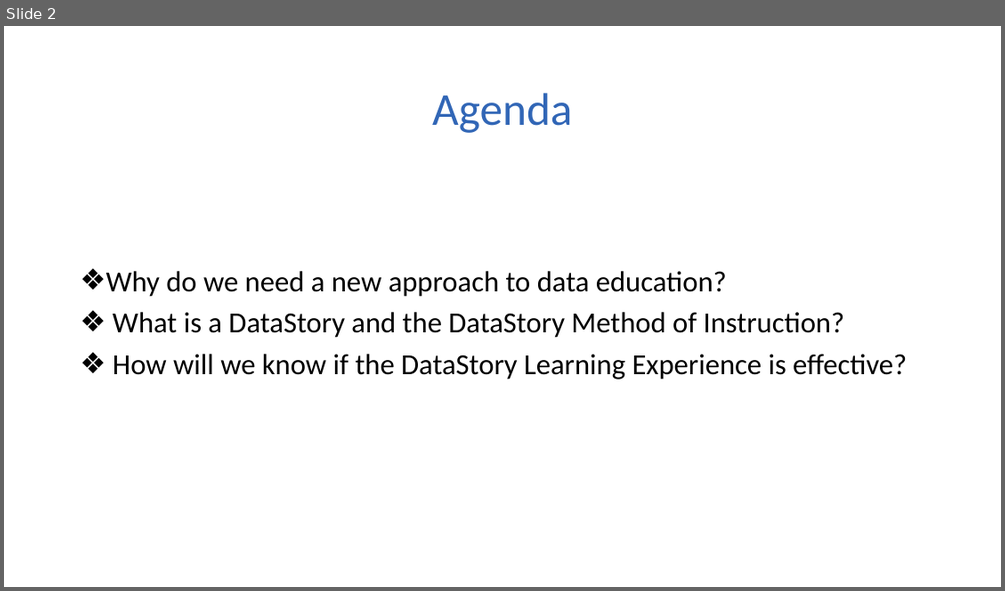
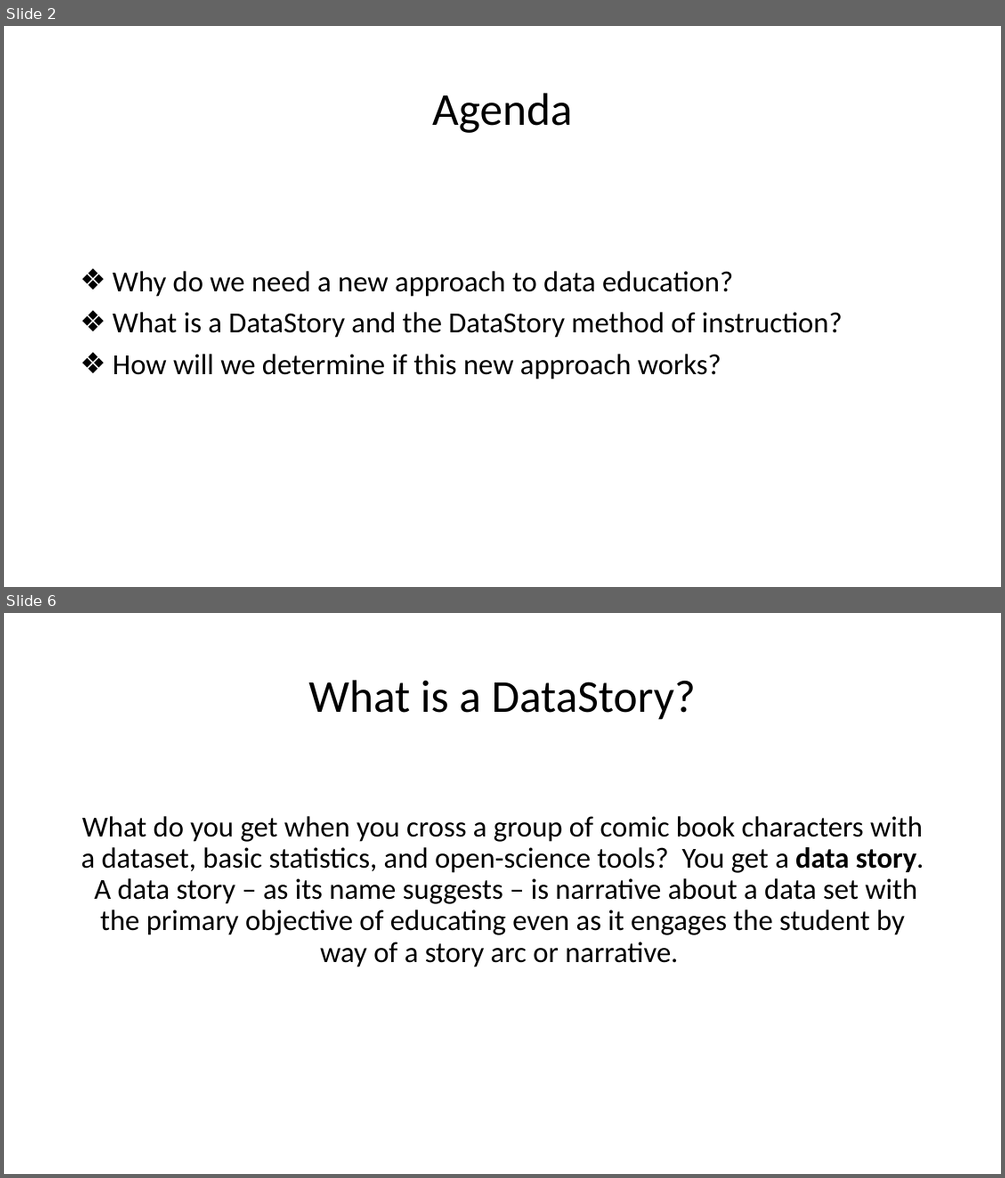
Before and after one commit to mydatastory-dev/projects, a slide deck: _ctsi/ctsi_presentation.pptx. Shown one above the other, each under a label of ours: slide 2 before the commit, slides 2 and 6 after it; the slides between them are not shown. The pictures are 1005x591 and 1005x1178 pixels, drawn with LibreOffice and Linux fonts; fonts in the diff are those of the drawing. Boxes give left, top, right and bottom in pixels: in the first picture for what was removed or moved away, otherwise in the second. Text is boxed around its words. In the diff, an @@ line names an element or a change of style, - is before the commit and + after.

```diff
--- a/_ctsi/ctsi_presentation.pptx
+++ b/_ctsi/ctsi_presentation.pptx
@@ slide 6 added at (4,613,1001,1174), background #FFFFFF @@
@@ title added at (308,680,696,720), 44 pt, text #000000 @@
+What is a DataStory?
@@ text added at (81,816,924,967), 28 pt, text #000000 @@
+What do you get when you cross a group of comic book characters with a dataset, basic statistics, and open-science tools? You get a data story. A data story – as its name suggests – is narrative about a data set with the primary objective of educating even as it engages the student by way of a story arc or narrative.
@@ slide 2 changed as well @@
@@ title "Agenda" at (432,93,572,133): text colour #3166B6 to #000000 @@
@@ text at (113,312,842,379): text changed @@
-❖ What is a DataStory and the DataStory Method of Instruction?
-❖ How will we know if the DataStory Learning Experience is effective?
+❖ What is a DataStory and the DataStory method of instruction?
+❖ How will we determine if this new approach works?
```
Also in this commit, not shown: 1 other slide changed, 4 other slides added, 2 slides removed.
